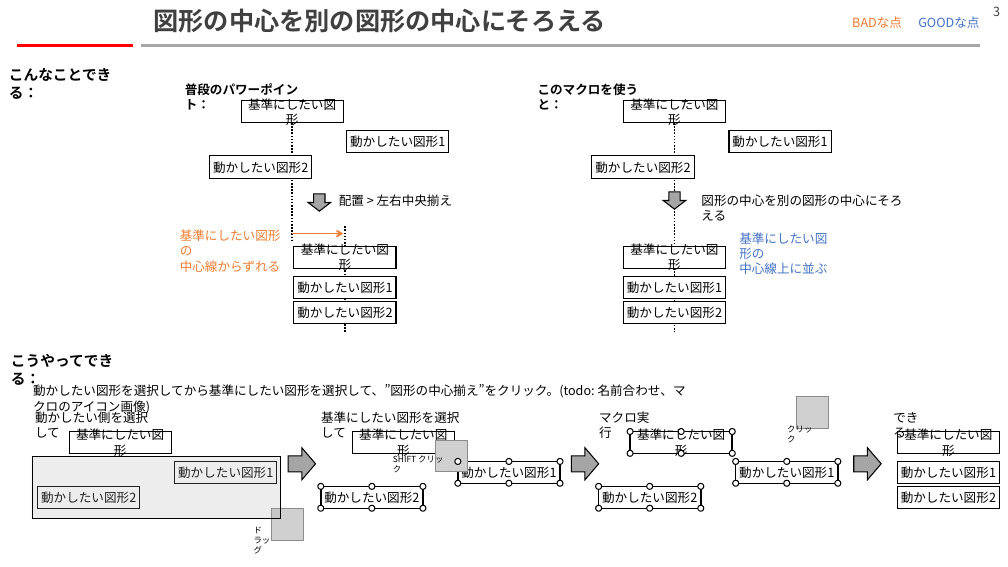
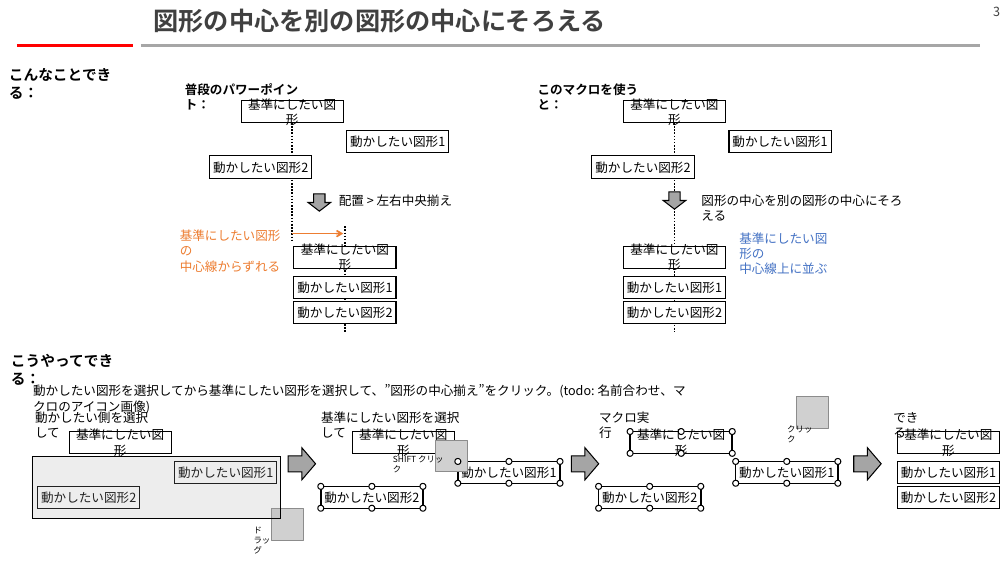
Before and after one commit to hitsuji-ga-u/pawapo, a slide deck: slide 3 of slide/customUI.pptm. Drawn at 1008x567 pixels with LibreOffice and Linux fonts; fonts in the diff are those of the drawing; grey boxes stand for pictures. Boxes give left, top, right and bottom in pixels: in the first picture for what was removed or moved away, otherwise in the second. Text is boxed around its words. In the diff, an @@ line names an element or a change of style, - is before the commit and + after.

```diff
--- a/slide/customUI.pptm
+++ b/slide/customUI.pptm
@@ text removed at (852, 16, 902, 28) @@
-BADな点
@@ text removed at (918, 16, 979, 28) @@
-GOODな点
```
Also in this commit, not shown: 3 other slides changed, 1 slide added, 1 slide removed, 1 other file.
